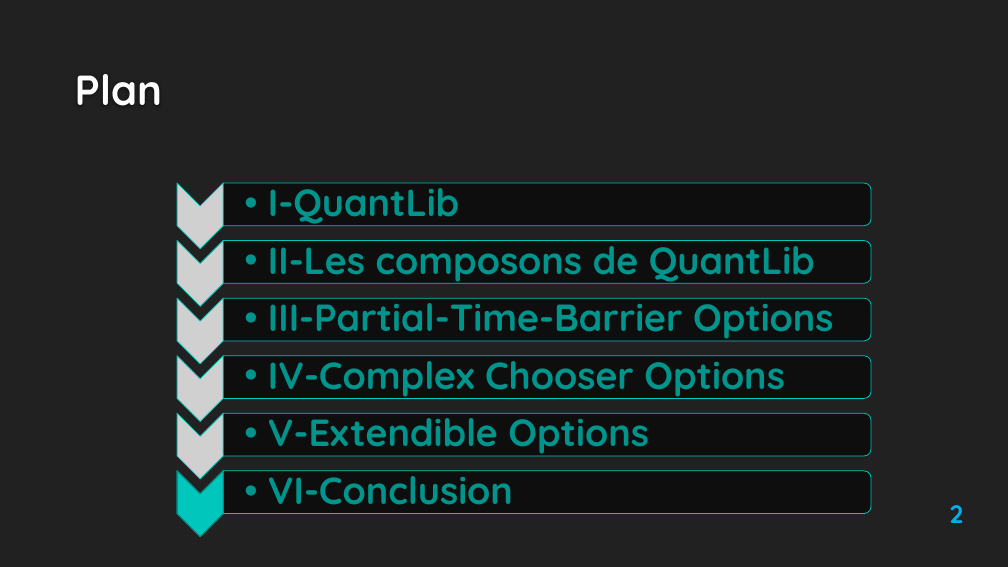
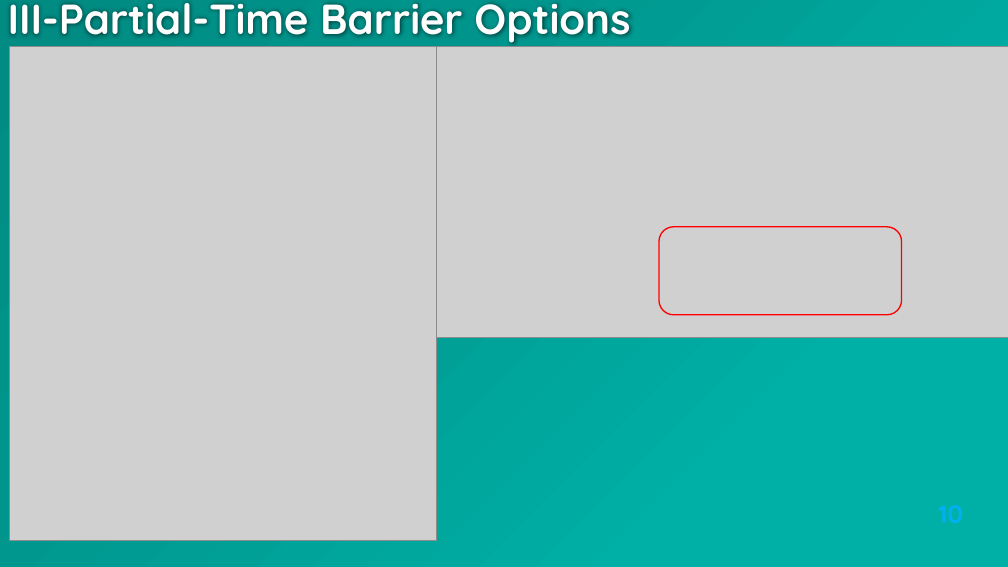
Before and after one commit to Ayadi07/Quantlib, a slide deck: slide 10 of report and presentation/QuantLib1.3 16-01-2014-modified version.pptx (slide 2 before the commit). Drawn at 1008x567 pixels with LibreOffice and Linux fonts; fonts in the diff are those of the drawing; grey boxes stand for pictures; background and template pictures are left out. Boxes give left, top, right and bottom in pixels: in the first picture for what was removed or moved away, otherwise in the second. Text is boxed around its words. In the diff, an @@ line names an element or a change of style, - is before the commit and + after.

Commit message:
Final Presentation + slightly code edition
+partial and chooser::main:: display instructions
+partialTimeBarrier::arguments::validate()

```diff
--- a/report and presentation/QuantLib1.3 16-01-2014-modified version.pptx
+++ b/report and presentation/QuantLib1.3 16-01-2014-modified version.pptx
@@ background #212121 to gradient #00B0A6 to #00948C to #008B83 @@
@@ title "III-Partial-Time Barrier Options" at <box>8,3,630,43</box>: vertical alignment middle to bottom @@
@@ title at <box>8,3,630,43</box>: text changed; size 36 to 40 pt; text colour #00948C to #FEFEFE @@
-  •• III-Partial-Time-Barrier Options
+III-Partial-Time Barrier Options
@@ picture added at <box>10,46,437,541</box> @@
@@ picture added at <box>437,46,1008,337</box> @@
@@ title removed at <box>75,74,163,106</box> @@
-Plan
@@ rounded rectangle added at <box>659,227,902,315</box>, outline #FF0000 1.25 pt @@
@@ group removed at <box>177,182,871,537</box>: 6 round same rects, 5 pictures, 5 texts, 1 chevron @@
-  •• I-QuantLib
-  •• II-Les composons de QuantLib
-  •• IV-Complex Chooser Options
-  •• V-Extendible Options
-  •• VI-Conclusion
@@ page number at <box>950,505,964,523</box>: text changed @@
-2
+10
```
Also in this commit, not shown: 3 slides added, 3 other files.
